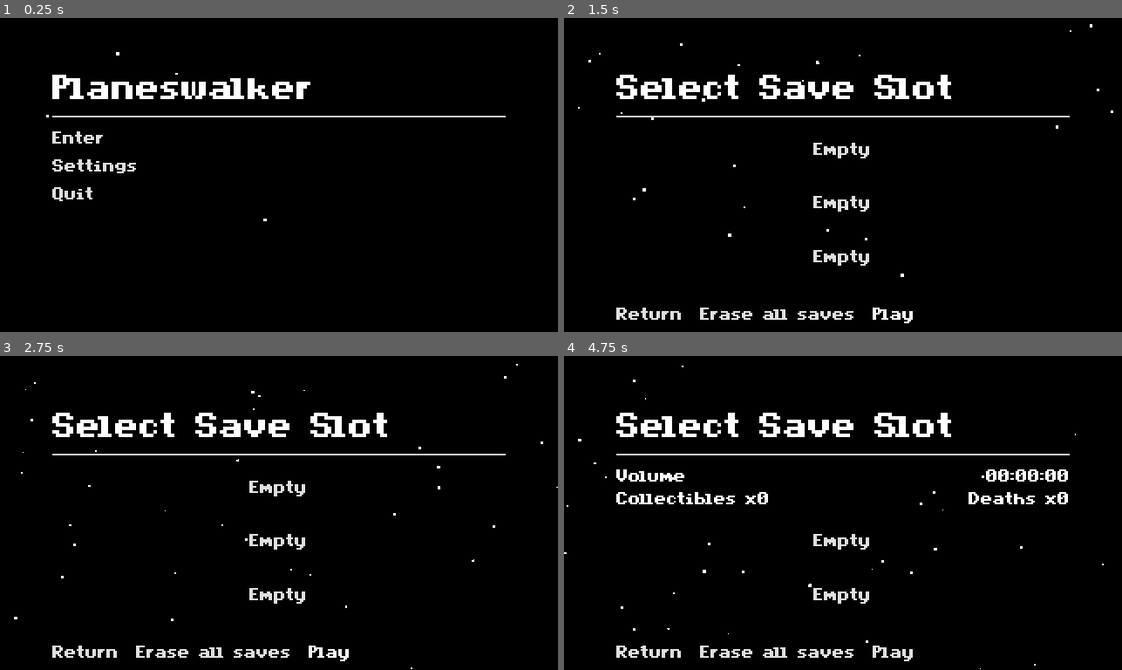
Above: before the commit, frames 1-4 (two rows, left to right).
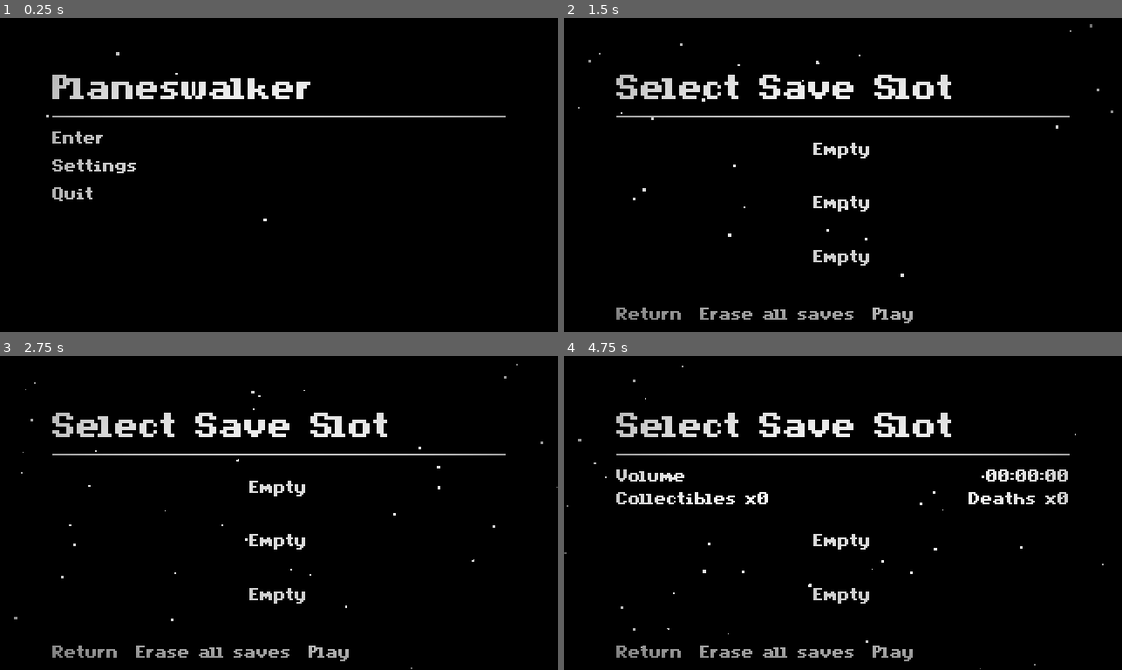
Above: after the commit, the same moments.

Repository: PromisedRain/Planeswalker
Game: Godot game, scene res://src/scenes/main.tscn
The game is run twice, just before and just after one commit, with the same random seed, the same clock (stepped at 60 frames per second) and the same inputs.
Inputs (mouse positions are in pixels of both pictures, inside the frame that each line leads up to):
- Up to frame 1 (0.25 s): no input
- Up to frame 2 (1.5 s): click "Enter" at 0.5 s; click "Play" at 1.25 s
- Up to frame 3 (2.75 s): click "Play" at 2 s
- Up to frame 4 (4.75 s): click "Empty" at 2.75 s; click (843, 484) at 3.5 s; click "Return" at 4.25 s

The runs differ from the first frame. In frame 1, 1.5% of the frame differs, in the area x 8-91%, y 10-59%; in frame 2, 2.0%; in frame 3, 2.0%; in frame 4, 2.9%, in the area x 0-97%, y 3-100%.

Commit message:
more random fixes

Diff:
--- a/src/components/autoTilerComponent.gd
+++ b/src/components/autoTilerComponent.gd
@@ -8,7 +8,7 @@
 @export var zIndexLayer: LayerManager.Layers
 
 func _ready() -> void:
-	z_index = zIndexLayer
+	LayerManager.set_z_index(self, zIndexLayer)
 
 func add_border_collision_tiles() -> void:
 	if Engine.is_editor_hint():
--- a/src/components/collectableComponent.gd
+++ b/src/components/collectableComponent.gd
@@ -3,14 +3,11 @@
 
 @onready var player: Player = Utils.get_player()
 
-@export_category("animation")
 @export var animationPlayer: AnimationPlayer
 @export var hasCollectAnim: bool
 @export var hasCollectedAnim: bool
 @export var hasIdleAnim: bool
 
-
-@export_category("misc")
 @export var collisionShape: CollisionShape2D
 
 @export var isUniqueCollectable: bool
@@ -60,7 +57,7 @@
 
 	for condition: Callable in collectConditions:
 		if !condition.call():
-			print("added condition not met, started polling for condition")
+			#print("added condition not met, started polling for condition")
 			start_polling_check()
 			return
 
@@ -82,19 +79,21 @@
 
 func on_poll_timer_finished() -> void:
 	if !playerInside:
+		pollTimer.stop()
 		pollTimer.queue_free()
 	else:
 		for condition: Callable in collectConditions:
 			if condition.call():
+				pollTimer.stop()
 				pollTimer.queue_free()
 				handle_collecting()
 
 func handle_collecting() -> void:
-	print("entered collectable %s" % parent.get_name())
+	#print("entered collectable %s" % parent.get_name())
 	collectableEntered.emit() #connects to parent method to do whatever the parent needs to do when player enters
 
 	if animationPlayer == null:
-		print("[collectableComponent] Animationplayer is null")
+		print("[collectableComponent] Animationplayer is: %s" %  animationPlayer)
 		if finishedRunning:
 			parent.queue_free()
 
--- a/src/components/volumeComponent.gd
+++ b/src/components/volumeComponent.gd
@@ -122,8 +122,9 @@
 				if collectibleComponent != null:
 					pass
 
-				#LevelManager.collectableDict[object] = room
+				LevelManager.collectableDict[object] = room
 				LevelManager.collectiblesCount += 1
+				print(LevelManager.collectableDict)
 			#print("[volume] Object: %s" % object)
 
 	return
--- a/src/gui/slotSelectionComponents/usedSlot.gd
+++ b/src/gui/slotSelectionComponents/usedSlot.gd
@@ -12,7 +12,6 @@
 var slotCollectibles: int = 0
 var slotPlaytime: String = "00:00:00"
 var slotDeaths: int = 0
-
 
 func _ready() -> void:
 	#slotCurrentVolumeLabel.text = "Volume %s" % str(slotCurrentVolume)
--- /dev/null
+++ b/src/gui/vignette/vignette.gd
@@ -0,0 +1,6 @@
+extends CanvasLayer
+
+@export var zIndexLayer: LayerManager.Layers
+
+func _ready() -> void:
+	LayerManager.set_canvas_layer(self, zIndexLayer)
--- a/src/gui/vignette/vignette.tscn
+++ b/src/gui/vignette/vignette.tscn
@@ -1,6 +1,7 @@
-[gd_scene load_steps=3 format=3 uid="uid://ckceh1hxaxh4x"]
+[gd_scene load_steps=4 format=3 uid="uid://ckceh1hxaxh4x"]
 
 [ext_resource type="Shader" path="res://src/resources/shaders/vignette.gdshader" id="1_3masv"]
+[ext_resource type="Script" path="res://src/gui/vignette/vignette.gd" id="1_uevvm"]
 
 [sub_resource type="ShaderMaterial" id="ShaderMaterial_lc34m"]
 shader = ExtResource("1_3masv")
@@ -9,6 +10,8 @@
 shader_parameter/vignette_rgb = Color(0, 0, 0, 1)
 
 [node name="Vignette" type="CanvasLayer"]
+script = ExtResource("1_uevvm")
+zIndexLayer = 25
 
 [node name="ColorRect" type="ColorRect" parent="."]
 material = SubResource("ShaderMaterial_lc34m")
--- a/src/scenes/main.gd
+++ b/src/scenes/main.gd
@@ -18,6 +18,7 @@
 
 func init(loaded: bool) -> void:
 	if !loaded:
+		print("[main] Init failed to load")
 		return
 
 	if SaveManager.get_config_data("settings", "debug_mode") != null:
--- a/src/scenes/managers/levelManager.gd
+++ b/src/scenes/managers/levelManager.gd
@@ -23,7 +23,7 @@
 var sceneCache: Dictionary = {}
 var sceneCacheOrder: Array[String] = []
 
-var collectableDict: Array = []
+var collectableDict: Dictionary = {}
 var collectiblesCount: int = 0
 
 #consts
--- a/src/scenes/managers/uiManager.tscn
+++ b/src/scenes/managers/uiManager.tscn
@@ -23,3 +23,13 @@
 process_mode = 2
 layer = 2
 visible = false
+
+[node name="SpeedrunTimer" type="CanvasLayer" parent="."]
+
+[node name="Control" type="Control" parent="SpeedrunTimer"]
+layout_mode = 3
+anchors_preset = 15
+anchor_right = 1.0
+anchor_bottom = 1.0
+grow_horizontal = 2
+grow_vertical = 2
--- a/src/scenes/objects/dashRefillOrb/dashRefillOrb.tscn
+++ b/src/scenes/objects/dashRefillOrb/dashRefillOrb.tscn
@@ -75,6 +75,85 @@
 "transitions": PackedFloat32Array(1),
 "update": 0,
 "values": [Vector2(0, 0)]
+}
+tracks/5/type = "value"
+tracks/5/imported = false
+tracks/5/enabled = true
+tracks/5/path = NodePath("AnimationPlayer:speed_scale")
+tracks/5/interp = 1
+tracks/5/loop_wrap = true
+tracks/5/keys = {
+"times": PackedFloat32Array(0),
+"transitions": PackedFloat32Array(1),
+"update": 0,
+"values": [1.25]
+}
+
+[sub_resource type="Animation" id="Animation_s74km"]
+resource_name = "anim_collect"
+length = 0.25
+step = 0.05
+tracks/0/type = "value"
+tracks/0/imported = false
+tracks/0/enabled = true
+tracks/0/path = NodePath("Sprite2D:texture")
+tracks/0/interp = 1
+tracks/0/loop_wrap = true
+tracks/0/keys = {
+"times": PackedFloat32Array(0),
+"transitions": PackedFloat32Array(1),
+"update": 1,
+"values": [ExtResource("6_cfoa2")]
+}
+tracks/1/type = "value"
+tracks/1/imported = false
+tracks/1/enabled = true
+tracks/1/path = NodePath("Sprite2D:hframes")
+tracks/1/interp = 1
+tracks/1/loop_wrap = true
+tracks/1/keys = {
+"times": PackedFloat32Array(0),
+"transitions": PackedFloat32Array(1),
+"update": 1,
+"values": [5]
+}
+tracks/2/type = "value"
+tracks/2/imported = false
+tracks/2/enabled = true
+tracks/2/path = NodePath("Sprite2D:vframes")
+tracks/2/interp = 1
+tracks/2/loop_wrap = true
+tracks/2/keys = {
+"times": PackedFloat32Array(0),
+"transitions": PackedFloat32Array(1),
+"update": 1,
+"values": [1]
+}
+tracks/3/type = "value"
+tracks/3/imported = false
+tracks/3/enabled = true
+tracks/3/path = NodePath("Sprite2D:frame")
+tracks/3/interp = 1
+tracks/3/loop_wrap = true
+tracks/3/keys = {
+"times": PackedFloat32Array(0, 0.05, 0.1, 0.15, 0.2),
+"transitions": PackedFloat32Array(1, 1, 1, 1, 1),
+"update": 1,
+"values": [0, 1, 2, 3, 4]
+}
+tracks/4/type = "method"
+tracks/4/imported = false
+tracks/4/enabled = true
+tracks/4/path = NodePath(".")
+tracks/4/interp = 1
+tracks/4/loop_wrap = true
+tracks/4/keys = {
+"times": PackedFloat32Array(0.1),
+"transitions": PackedFloat32Array(1),
+"values": [{
+"args": [],
+"method": &"turn_off_cpu_particles"
+}]
 }
 tracks/5/type = "value"
 tracks/5/imported = false
@@ -259,85 +338,6 @@
 "values": [0.75]
 }
 
-[sub_resource type="Animation" id="Animation_s74km"]
-resource_name = "anim_collect"
-length = 0.25
-step = 0.05
-tracks/0/type = "value"
-tracks/0/imported = false
-tracks/0/enabled = true
-tracks/0/path = NodePath("Sprite2D:texture")
-tracks/0/interp = 1
-tracks/0/loop_wrap = true
-tracks/0/keys = {
-"times": PackedFloat32Array(0),
-"transitions": PackedFloat32Array(1),
-"update": 1,
-"values": [ExtResource("6_cfoa2")]
-}
-tracks/1/type = "value"
-tracks/1/imported = false
-tracks/1/enabled = true
-tracks/1/path = NodePath("Sprite2D:hframes")
-tracks/1/interp = 1
-tracks/1/loop_wrap = true
-tracks/1/keys = {
-"times": PackedFloat32Array(0),
-"transitions": PackedFloat32Array(1),
-"update": 1,
-"values": [5]
-}
-tracks/2/type = "value"
-tracks/2/imported = false
-tracks/2/enabled = true
-tracks/2/path = NodePath("Sprite2D:vframes")
-tracks/2/interp = 1
-tracks/2/loop_wrap = true
-tracks/2/keys = {
-"times": PackedFloat32Array(0),
-"transitions": PackedFloat32Array(1),
-"update": 1,
-"values": [1]
-}
-tracks/3/type = "value"
-tracks/3/imported = false
-tracks/3/enabled = true
-tracks/3/path = NodePath("Sprite2D:frame")
-tracks/3/interp = 1
-tracks/3/loop_wrap = true
-tracks/3/keys = {
-"times": PackedFloat32Array(0, 0.05, 0.1, 0.15, 0.2),
-"transitions": PackedFloat32Array(1, 1, 1, 1, 1),
-"update": 1,
-"values": [0, 1, 2, 3, 4]
-}
-tracks/4/type = "method"
-tracks/4/imported = false
-tracks/4/enabled = true
-tracks/4/path = NodePath(".")
-tracks/4/interp = 1
-tracks/4/loop_wrap = true
-tracks/4/keys = {
-"times": PackedFloat32Array(0.1),
-"transitions": PackedFloat32Array(1),
-"values": [{
-"args": [],
-"method": &"turn_off_cpu_particles"
-}]
-}
-tracks/5/type = "value"
-tracks/5/imported = false
-tracks/5/enabled = true
-tracks/5/path = NodePath("AnimationPlayer:speed_scale")
-tracks/5/interp = 1
-tracks/5/loop_wrap = true
-tracks/5/keys = {
-"times": PackedFloat32Array(0),
-"transitions": PackedFloat32Array(1),
-"update": 0,
-"values": [1.25]
-}
-
 [sub_resource type="AnimationLibrary" id="AnimationLibrary_522lj"]
 _data = {
 "RESET": SubResource("Animation_bmx6l"),
--- a/src/scenes/objects/player/player.gd
+++ b/src/scenes/objects/player/player.gd
@@ -1,5 +1,6 @@
 class_name Player
 extends CharacterBody2D
+
 #lilith
 
 @onready var sprite: Sprite2D = $Visuals/Body
@@ -19,7 +20,7 @@
 @onready var dashParticles: CPUParticles2D = $DashParticles
 @onready var dashGhost: PackedScene = preload("res://src/components/dashGhostComponent.tscn")
 
-
+@export var zIndexLayer: LayerManager.Layers
 
 var stateMachine: StateMachine
 var direction: Vector2
@@ -123,13 +124,13 @@
 	stateMachine.add_states("dead", Callable(self, "st_dead_update"), Callable(self, "st_enter_dead"), Callable(self, "st_leave_dead"))
 	stateMachine.set_initial_state(Callable(self, "st_idle_update"))
 
-	#signals
 	healthComponent.connect("died", Callable(self, "st_dead"))
 
-	#initial emits
 	start_jump_buffer_timer()
 	refill_stamina()
 	refill_dashes()
+
+	LayerManager.set_z_index(self, zIndexLayer)
 
 # physics
 func _physics_process(delta: float) -> void:
--- a/src/scenes/objects/player/player.tscn
+++ b/src/scenes/objects/player/player.tscn
@@ -308,6 +308,7 @@
 collision_layer = 2
 collision_mask = 5
 script = ExtResource("1_ev1iy")
+zIndexLayer = 14
 
 [node name="AnimationPlayer" type="AnimationPlayer" parent="."]
 libraries = {
